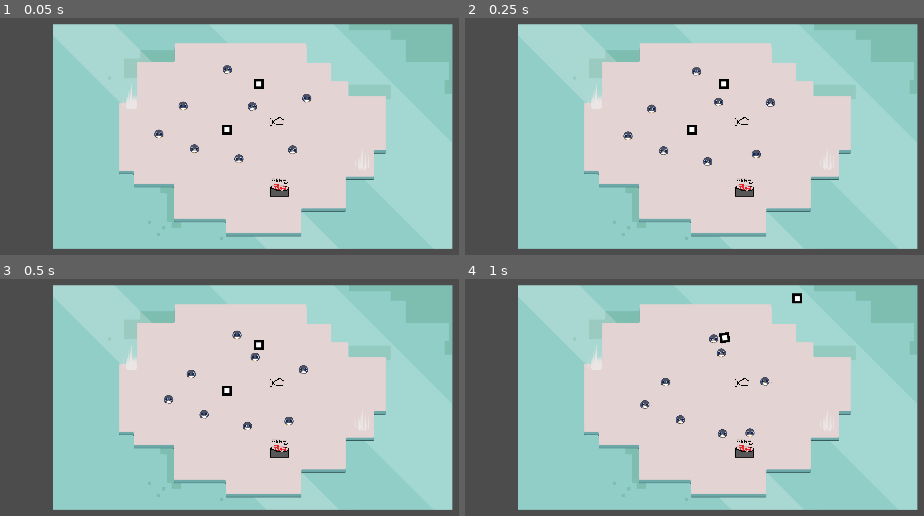
Above: before the commit, frames 1-4 (two rows, left to right).
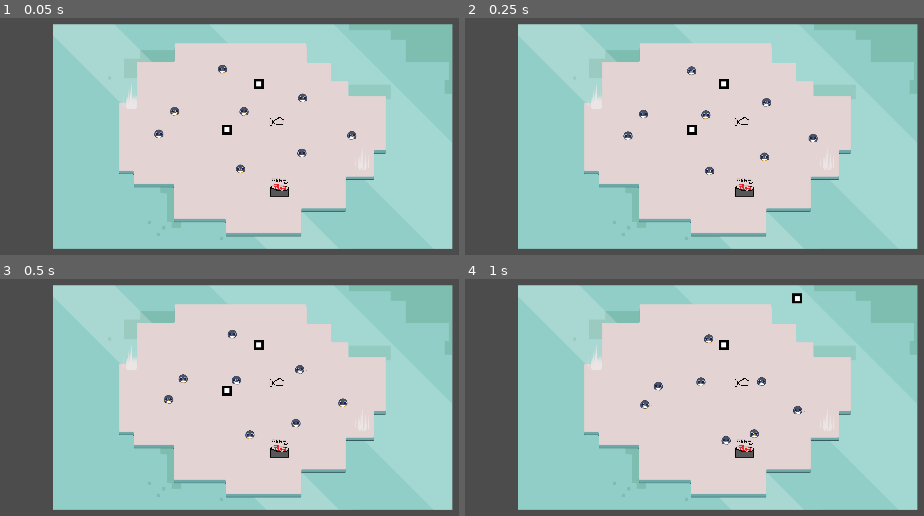
Above: after the commit, the same moments.

Repository: LeftCircle/Penguin-Day-Care
Game: Godot game, scene res://Map/Levels/Level_0.tscn
Two runs of this game, one before a commit and one after it. Both use one fixed random seed, a clock stepped at 60 frames per second and the inputs below. The engine's default icon, where the game draws it, is replaced by a stand-in: a white triangle on a blue panel in a dark square.
Inputs (mouse positions are in pixels of both pictures, inside the frame that each line leads up to):
- Up to frame 1 (0.05 s): no input
- Up to frame 2 (0.25 s): no input
- Up to frame 3 (0.5 s): no input
- Up to frame 4 (1 s): drag from (689, 390) to (795, 297) at 0.52 s

The runs differ from the first frame. In frame 1, 0.8% of the frame differs, in the area x 37-78%, y 19-66%; in frame 2, 0.8%; in frame 3, 0.8%; in frame 4, 0.9%, in the area x 41-75%, y 22-71%.

Commit message:
More balanced

Diff:
--- a/Characters/Penguin/Penguin.gd
+++ b/Characters/Penguin/Penguin.gd
@@ -3,7 +3,7 @@
 
 export(int, 0, 250) var max_wander_speed = 45
 export(int, 0, 250) var max_interest_speed = 120
-export(int, 0, 250) var impulse_speed = 100
+export(int, 0, 250) var impulse_speed = 250
 export(int, 0, 10) var max_fish_in_stomach = 3
 
 
@@ -87,11 +87,21 @@
 	if collider.is_in_group("BucketOfFish"):
 		(collider as BucketOfFish).on_penguin_collision(self)
 	if collider.is_in_group("Penguin"):
-		print("Collided with penguin")
+		on_penguin_collision(collider)
 
 func on_fish_collision():
 	penguin_state = EATING_FISH
 	animations.play("EatingFish")
+
+func on_fish_early_collision(fish):
+	var vec_to_pen = global_position.direction_to(fish.global_position)
+	collision_impulse = - vec_to_pen * impulse_speed
+	velocity = collision_impulse
+
+func on_penguin_collision(penguin : Penguin):
+	var vec_to_pen = global_position.direction_to(penguin.global_position)
+	collision_impulse = - vec_to_pen * impulse_speed
+	velocity = collision_impulse
 
 func on_ball_collision(ball : Ball) -> void:
 	var vec_to_ball = ball.global_position.direction_to(self.global_position)
@@ -118,6 +128,6 @@
 	queue_free()
 
 func _on_digestion_timer_end():
-	print("Digested")
+	#print("Digested")
 	fish_in_stomach -= 1
 	fish_in_stomach = max(0, fish_in_stomach)
--- a/Characters/Penguin/Penguin.tscn
+++ b/Characters/Penguin/Penguin.tscn
@@ -6,9 +6,9 @@
 [ext_resource path="res://Assets/Penguin/PenguinsSmall.png" type="Texture" id=5]
 [ext_resource path="res://Assets/PenguinFight.png" type="Texture" id=6]
 
-[sub_resource type="RectangleShape2D" id=1]
+[sub_resource type="CircleShape2D" id=20]
 resource_local_to_scene = true
-extents = Vector2( 9, 9 )
+radius = 24.0208
 
 [sub_resource type="Animation" id=2]
 resource_name = "EatingFish"
@@ -886,10 +886,15 @@
 script = ExtResource( 2 )
 
 [node name="Collisions" type="CollisionShape2D" parent="."]
-position = Vector2( 0, 5 )
-shape = SubResource( 1 )
+shape = SubResource( 20 )
 
 [node name="PenguinAI" parent="." instance=ExtResource( 3 )]
+bucket_weight = 0.323
+swim_weight = 0.769
+ball_weight = 0.315
+eat_weight = 0.592
+wander_weight = 0.87
+bear_weight = 0.332
 
 [node name="AnimationPlayer" type="AnimationPlayer" parent="."]
 anims/EatingFish = SubResource( 2 )
--- a/Characters/Penguin/Scenes/PenguinAI.gd
+++ b/Characters/Penguin/Scenes/PenguinAI.gd
@@ -8,9 +8,15 @@
 export(float, 0, 350) var desire_distance = 350
 export(int, 0, 600) var max_ball_chase = 180
 export(int, 0, 5) var max_kicks = 3
-
-
-enum states{SWIM, GO_FOR_BUCKET, EAT, BALL, SLIDE, FIGHT, WANDER, N_STATES}
+export(float, 0, 1) var bucket_weight = 0.5
+export(float, 0, 1) var swim_weight = 0.5
+export(float, 0, 1) var ball_weight = 0.5
+export(float, 0, 1) var eat_weight = 0.5
+export(float, 0, 1) var wander_weight = 0.5
+export(float, 0, 1) var bear_weight = 0.5
+
+enum states{SWIM, GO_FOR_BUCKET, EAT, BALL, WANDER, BEAR, N_STATES}
+
 
 var current_state = states.GO_FOR_BUCKET
 var previous_state = states.WANDER
@@ -77,13 +83,15 @@
 				_switch_state(states.BALL)
 				return
 	# We have to kick the ball once before eating fish
-	if is_instance_valid(desired_object) and desired_object.get_class() == "Ball":
-		if n_kicks < 1:
-			return
+#	if is_instance_valid(desired_object) and desired_object.get_class() == "Ball":
+#		if n_kicks < 1:
+#			return
 	var desired_fish = _get_desired_fish_or_null(current_position)
 	if desired_fish != null:
+		print("Desire dropped fish")
 		desired_object = desired_fish
 		_switch_state(states.EAT)
+
 
 func _get_desired_ball_or_null(current_position : Vector2):
 	var balls = get_tree().get_nodes_in_group("Ball")
@@ -94,7 +102,7 @@
 		if ball.state == ball.SELECTED:
 			continue
 		var dist_sq = current_position.distance_squared_to(ball.global_position)
-		if dist_sq < 0.1:
+		if dist_sq < 1:
 			return ball
 		if dist_sq <= desire_sq_dist:
 			var desire_percent = 1 - (dist_sq / desire_sq_dist)
@@ -111,19 +119,20 @@
 	if previous_state == states.GO_FOR_BUCKET or current_state == states.GO_FOR_BUCKET:
 		return null
 	var closest_fish = null
-	var all_fish = get_tree().get_nodes_in_group("Fish")
+	var all_fish = get_tree().get_nodes_in_group("DroppedFish")
 	var min_distance_sq = INF
 	eat_desire = 0
 	for fish in all_fish:
 		var dist_sq = current_position.distance_squared_to(fish.global_position)
-		if dist_sq < 0.1:
+		if dist_sq < 1:
 			return fish
 		if dist_sq < desire_sq_dist:
 			var desire_percent = 1 - (dist_sq / desire_sq_dist)
-			eat_desire += get_desire(desire_percent)
+			eat_desire += desire_percent
 		if dist_sq < min_distance_sq:
 			closest_fish = fish
 			min_distance_sq = dist_sq
+	#print(eat_desire)
 	if eat_desire > desire_threshold:
 		return closest_fish
 	return null
@@ -131,8 +140,7 @@
 func _on_wandar_state(current_position : Vector2) -> Vector2:
 	if randf() < switch_state_chance:
 		if not GlobalFunctions.is_in_water(current_position):
-			current_state = randi() % states.N_STATES
-			previous_state = states.WANDER
+			pick_random_state()
 			wander_position = Vector2.INF
 	if wander_position == Vector2.INF:
 		if randf() < 0.01:
@@ -148,6 +156,24 @@
 		wander_position = Vector2.INF
 		return Vector2.ZERO
 	return wander_looking_vec
+
+func pick_random_state():
+	var rand_state = {
+		states.SWIM : randf() * swim_weight,
+		states.WANDER : randf() * wander_weight,
+		states.GO_FOR_BUCKET : randf() * bucket_weight,
+		states.EAT : randf() * eat_weight,
+		states.BALL : randf() * ball_weight,
+		states.BEAR : randf() * bear_weight,
+	}
+	var max_val = 0
+	var max_state = states.WANDER
+	for state in rand_state:
+		if rand_state[state] > max_val:
+			max_val = rand_state[state]
+			max_state = state
+	#print("Picked max_state")
+	_switch_state(max_state)
 
 func _on_bucket_state(current_position : Vector2) -> Vector2:
 	if desired_object == null:
--- a/Map/Levels/Level_0.tscn
+++ b/Map/Levels/Level_0.tscn
@@ -90,22 +90,22 @@
 position = Vector2( 508, 527 )
 
 [node name="Penguin2" parent="PenguinContainer" instance=ExtResource( 3 )]
-position = Vector2( 625, 392 )
+position = Vector2( 584, 418 )
 
 [node name="Penguin3" parent="PenguinContainer" instance=ExtResource( 3 )]
-position = Vector2( 679, 598 )
+position = Vector2( 920, 418 )
 
 [node name="Penguin4" parent="PenguinContainer" instance=ExtResource( 3 )]
-position = Vector2( 1153, 602 )
+position = Vector2( 900, 695 )
 
 [node name="Penguin5" parent="PenguinContainer" instance=ExtResource( 3 )]
-position = Vector2( 958, 397 )
+position = Vector2( 1198, 618 )
 
 [node name="Penguin6" parent="PenguinContainer" instance=ExtResource( 3 )]
-position = Vector2( 1221, 354 )
+position = Vector2( 1438, 534 )
 
 [node name="Penguin7" parent="PenguinContainer" instance=ExtResource( 3 )]
-position = Vector2( 837, 217 )
+position = Vector2( 1201, 353 )
 
 [node name="Penguin8" parent="PenguinContainer" instance=ExtResource( 3 )]
-position = Vector2( 893, 646 )
+position = Vector2( 813, 215 )
--- a/Map/Objects/Fish/Fish.gd
+++ b/Map/Objects/Fish/Fish.gd
@@ -35,6 +35,7 @@
 		if event.button_index == BUTTON_LEFT and event.is_action_released("pick_up"):
 			state = FREE
 			set_collisions(true)
+			add_to_group("DroppedFish")
 
 func drag_to_mouse_position():
 	var mousepos = get_global_mouse_position()
@@ -42,6 +43,8 @@
 
 func _on_Fish_body_entered(body):
 	if alive_frames < min_lifetime:
+		if body.get_class() == "Penguin":
+			body.on_fish_early_collision(self)
 		_push_away_from(body)
 		return
 	if body.get_class() == "Penguin":
